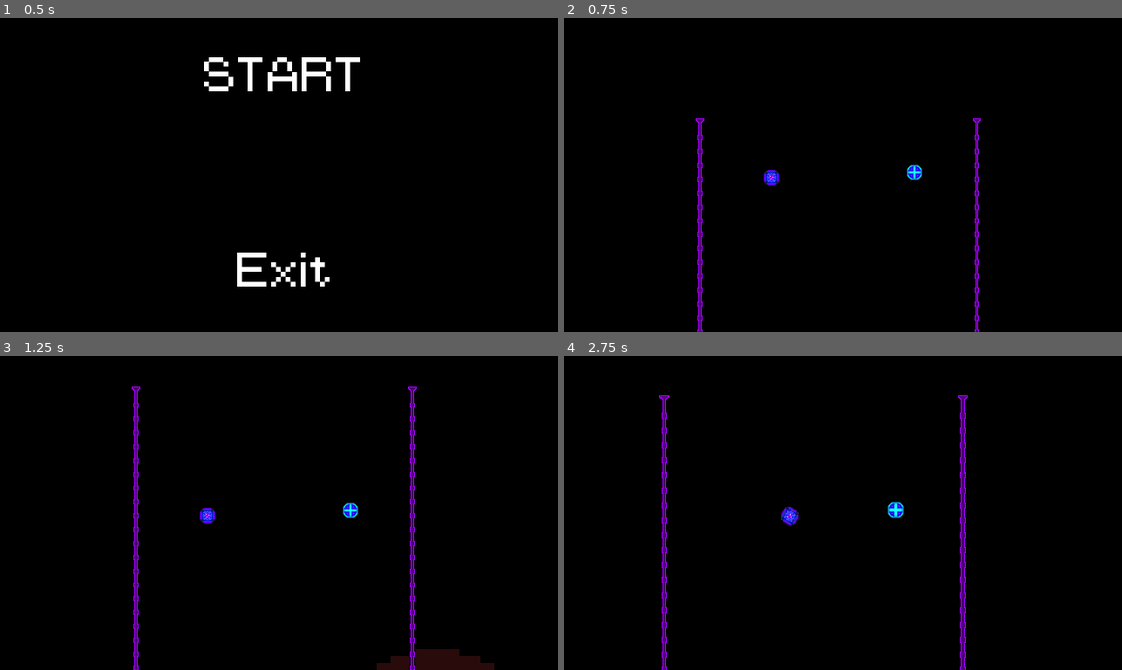
Above: before the commit, frames 1-4 (two rows, left to right).
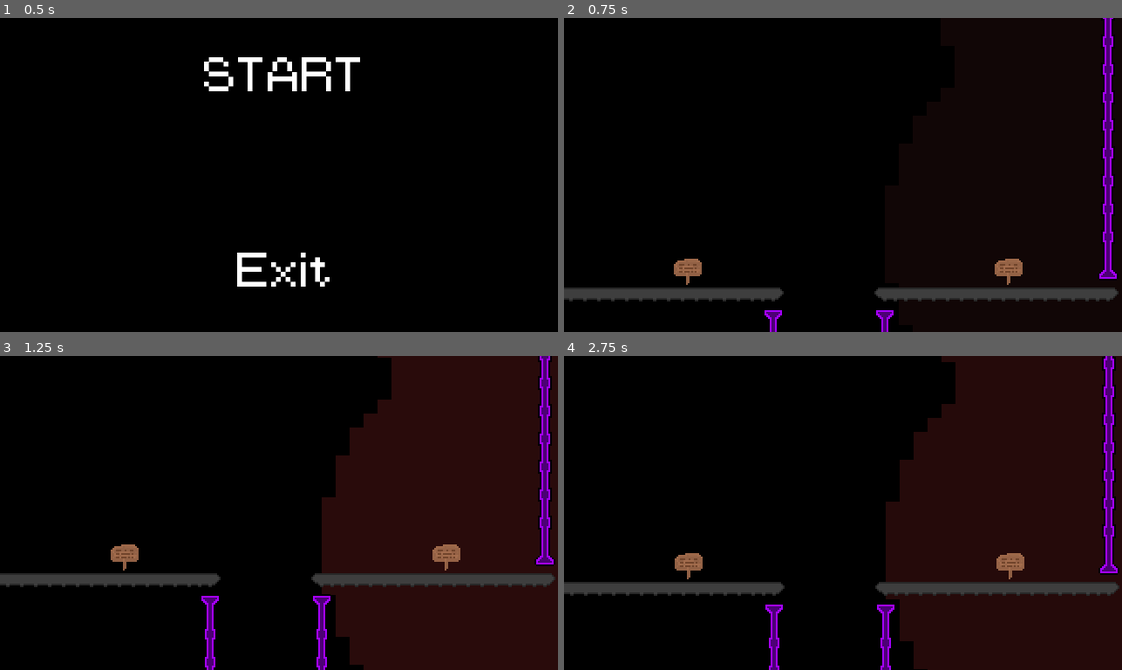
Above: after the commit, the same moments.

Repository: zyansheep/gmtk-2021
Game: Godot game, scene res://Menu.tscn
The game is run twice, just before and just after one commit, with the same random seed, the same clock (stepped at 60 frames per second) and the same inputs.
Inputs (mouse positions are in pixels of both pictures, inside the frame that each line leads up to):
- Up to frame 1 (0.5 s): no input
- Up to frame 2 (0.75 s): click (843, 80) at 0.52 s
- Up to frame 3 (1.25 s): no input
- Up to frame 4 (2.75 s): tap Enter at 1.25 s; move the mouse to (965, 497) at 1.27 s; hold D (game_move_right) from 1.28 s (still down); tap Space (game_player_join) at 1.35 s; tap W (game_move_up) at 1.52, 2.27 s; move the mouse to (731, 528) at 2.02 s; tap R at 2.1 s

Frame 1 is identical in both runs. In frame 2, 6.4% of the frame differs, in the area x 0-100%, y 0-100%; in frame 3, 40%; in frame 4, 41%.
Error in both runs: Attempt to call function 'get_node' in base 'previously freed instance' on a null instance. (res://Level.gd:32)

Commit message:
add showlevelcamera

Diff:
--- a/Levels/Level0.tscn
+++ b/Levels/Level0.tscn
@@ -10,6 +10,7 @@
 [ext_resource path="res://Levels/Level1.tscn" type="PackedScene" id=8]
 [ext_resource path="res://Background.tscn" type="PackedScene" id=9]
 [ext_resource path="res://OutOfBounds.tscn" type="PackedScene" id=10]
+[ext_resource path="res://ShowLevel.tscn" type="PackedScene" id=11]
 
 [sub_resource type="Curve2D" id=1]
 _data = {
@@ -30,7 +31,6 @@
 
 [node name="Camera2D" type="Camera2D" parent="."]
 position = Vector2( 158.68, 93.8274 )
-current = true
 script = ExtResource( 4 )
 
 [node name="CameraPath" type="Path2D" parent="Camera2D"]
@@ -75,3 +75,12 @@
 [node name="CollisionShape2D2" type="CollisionShape2D" parent="OutOfBounds"]
 visible = false
 shape = SubResource( 2 )
+
+[node name="ShowLevelCamera" parent="." instance=ExtResource( 11 )]
+position = Vector2( 176.202, -229.379 )
+
+[node name="Line2D" parent="ShowLevelCamera/Node2D" index="0"]
+visible = false
+points = PoolVector2Array( -11.2522, 504.861, 270.966, 504.861, 0, 0 )
+
+[editable path="ShowLevelCamera"]
--- /dev/null
+++ b/ShowLevel.gd
@@ -0,0 +1,22 @@
+extends Camera2D
+
+onready var nav = $Line2D
+onready var path = nav.points
+onready var timer = $PathTimer
+var pathNumber = 0
+
+func _process(delta):
+	var remaining_distance = position.distance_to(path[pathNumber])
+	if 1 <= remaining_distance:
+		self.position += position.direction_to(path[pathNumber])
+	else:
+		if timer.is_stopped():
+			timer.start(.1)
+
+
+
+func _on_PathTimer_timeout():
+	if pathNumber + 1 < path.size():
+		pathNumber = pathNumber + 1
+	else:
+		$"../../Camera2D".current = true
--- /dev/null
+++ b/ShowLevel.tscn
@@ -0,0 +1,15 @@
+[gd_scene load_steps=2 format=2]
+
+[ext_resource path="res://ShowLevel.gd" type="Script" id=2]
+
+[node name="ShowLevelCamera" type="Node2D"]
+
+[node name="Node2D" type="Camera2D" parent="."]
+current = true
+script = ExtResource( 2 )
+
+[node name="Line2D" type="Line2D" parent="Node2D"]
+
+[node name="PathTimer" type="Timer" parent="Node2D"]
+one_shot = true
+[connection signal="timeout" from="Node2D/PathTimer" to="Node2D" method="_on_PathTimer_timeout"]
--- a/WorldMap.tscn
+++ b/WorldMap.tscn
@@ -8,4 +8,3 @@
 collision_layer = 0
 occluder_light_mask = -2147483646
 format = 1
-tile_data = PoolIntArray( -393215, 4, 3, -393214, 4, 65538, -393213, 4, 65538, -393212, 4, 65538, -393211, 4, 65538, -393210, 4, 65538, -393209, 4, 65538, -393208, 4, 65538, -393207, 4, 2, -393204, 4, 3, -393203, 4, 65538, -393202, 4, 65538, -393201, 4, 2, -327679, 4, 65540, -327671, 4, 1, -327670, 4, 65538, -327669, 4, 65538, -327668, 4, 0, -327665, 4, 65540, -262143, 4, 65540, -262129, 4, 65540, -196607, 4, 65540, -196593, 4, 65540, -131071, 4, 65540, -131057, 4, 65540, -65535, 4, 65540, -65521, 4, 65540, 1, 4, 65540, 15, 4, 65540, 65537, 4, 65540, 65551, 4, 65540, 131073, 4, 1, 131074, 4, 65538, 131075, 4, 65538, 131076, 4, 65538, 131077, 4, 65538, 131078, 4, 65538, 131079, 4, 65538, 131080, 4, 65538, 131081, 4, 65538, 131082, 4, 65538, 131083, 4, 65538, 131084, 4, 65538, 131085, 4, 65538, 131086, 4, 65538, 131087, 4, 0 )
Not shown: 1 places in Levels/Level0.tscn that only renumber resources
